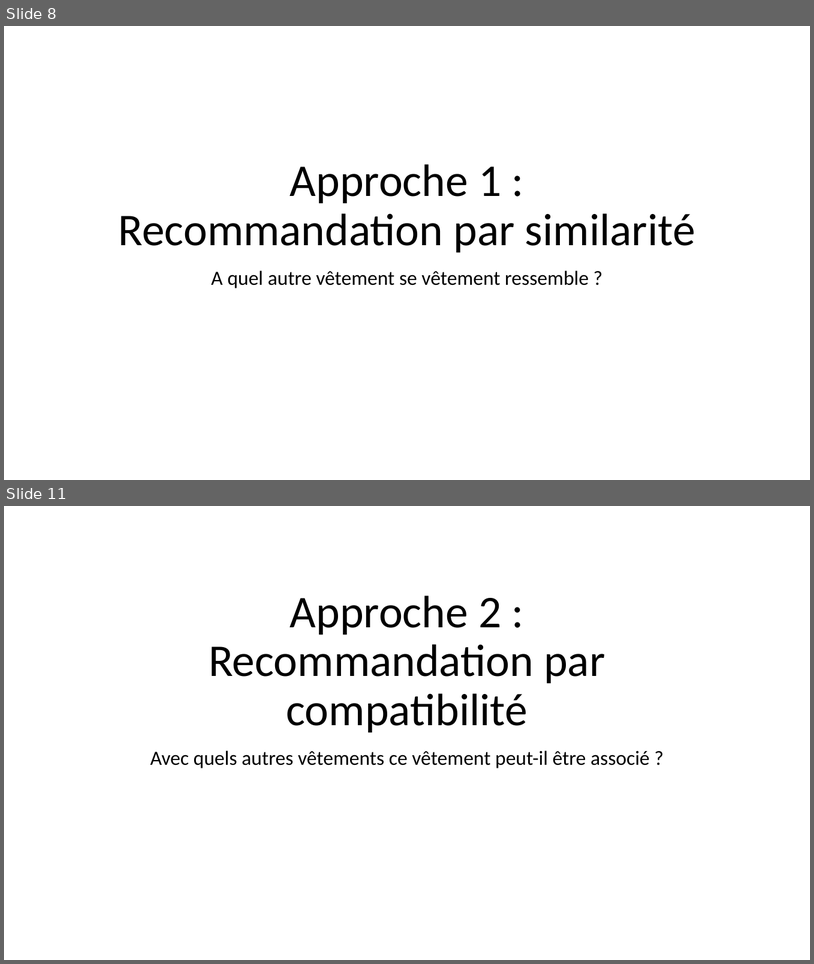
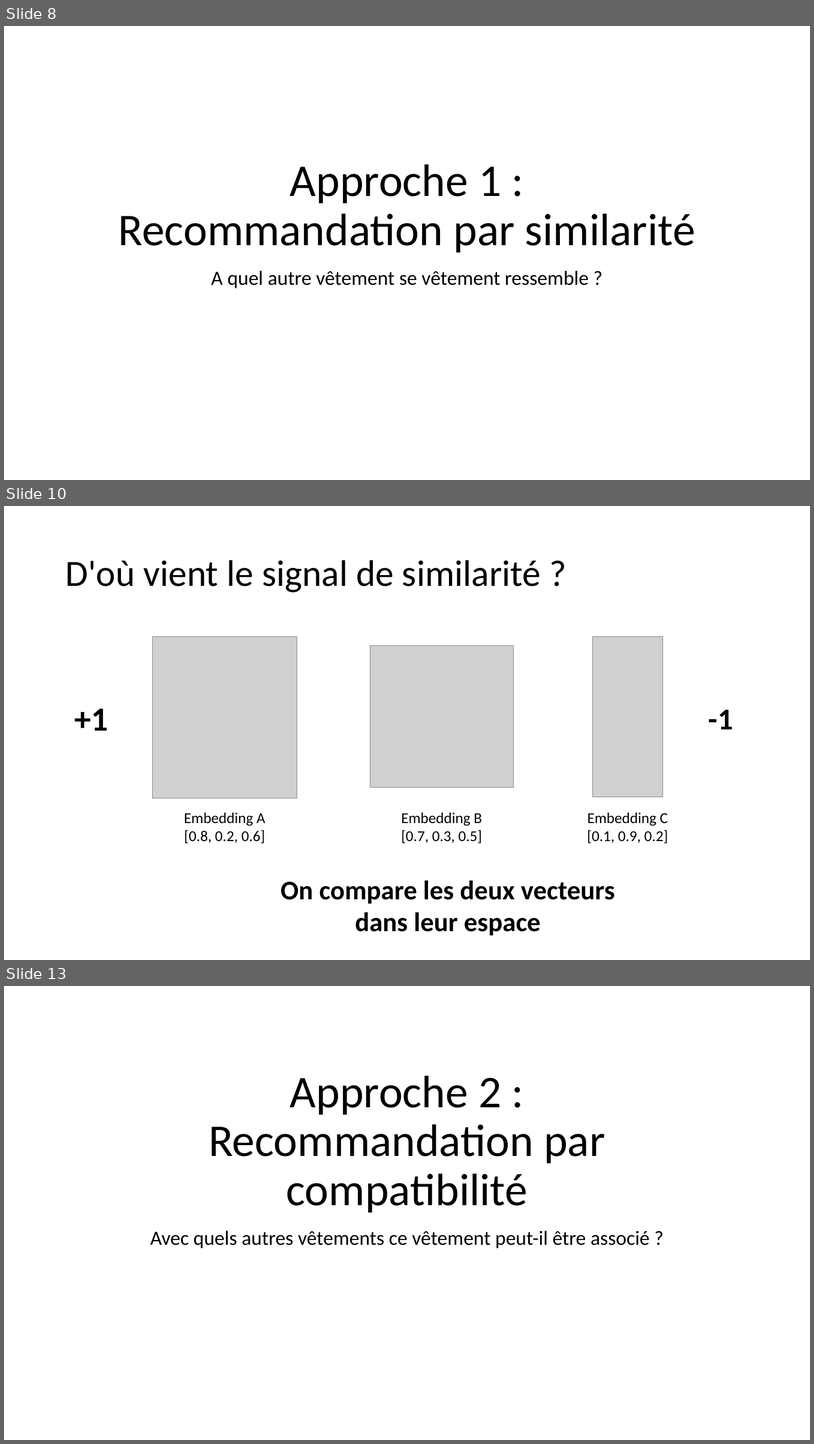
Before and after one commit to Ace4teaM/OCR-FashionInsta, a slide deck: POC.pptx. Shown one above the other, each under a label of ours: slides 8 and 11 before the commit, slides 8, 10 and 13 after it; the slides between them are not shown. The pictures are 814x964 and 814x1444 pixels, drawn with LibreOffice and Linux fonts; fonts in the diff are those of the drawing; grey boxes stand for pictures. Boxes give left, top, right and bottom in pixels: in the first picture for what was removed or moved away, otherwise in the second. Text is boxed around its words. In the diff, an @@ line names an element or a change of style, - is before the commit and + after.

```diff
--- a/POC.pptx
+++ b/POC.pptx
@@ slide 10 added at bbox=[4, 506, 810, 960], background #FFFFFF @@
@@ title added at bbox=[65, 560, 541, 592], 44 pt, text #000000 @@
+D'où vient le signal de similarité ?
@@ picture added at bbox=[153, 637, 297, 798] @@
@@ picture added at bbox=[370, 646, 513, 788] @@
@@ picture added at bbox=[593, 637, 663, 796] @@
@@ text added at bbox=[75, 708, 108, 730], 40 pt, text #000000, bold @@
++1
@@ text added at bbox=[709, 709, 734, 729], 36 pt, text #000000, bold @@
+-1
@@ text added at bbox=[184, 812, 266, 843], 18 pt, text #000000 @@
+Embedding A
+[0.8, 0.2, 0.6]
@@ text added at bbox=[401, 812, 483, 843], 18 pt, text #000000 @@
+Embedding B
+[0.7, 0.3, 0.5]
@@ text added at bbox=[587, 812, 669, 843], 18 pt, text #000000 @@
+Embedding C
+[0.1, 0.9, 0.2]
@@ text added at bbox=[281, 880, 615, 935], 32 pt, text #000000, bold @@
+On compare les deux vecteurs dans leur espace
@@ what was slide 11 is now slide 13 @@
```
Also in this commit, not shown: 12 slides changed, 5 other slides added, 6 slides removed.
